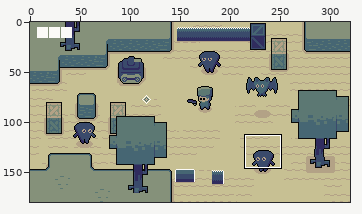
Edited in one commit: pixel-art file (assets/sprites/global.aseprite). The first picture is a wide view before the edit; the outline marks the close-up.
Close-up. Before:
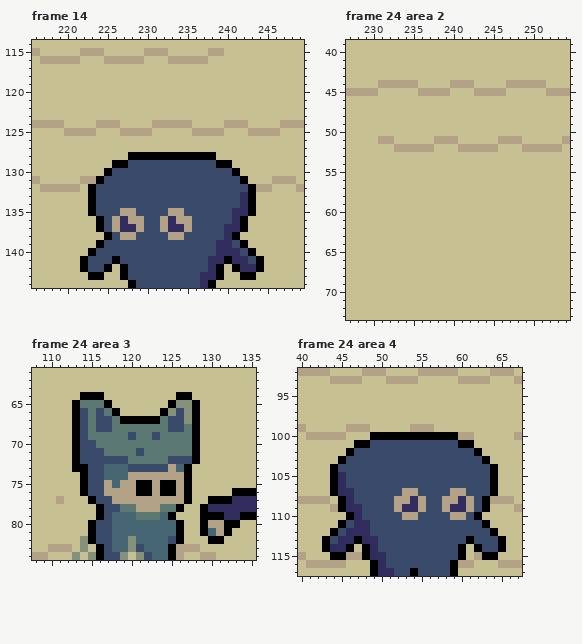
320x180 pixels, 24 frames. Shown: frame 14: x 216..249, y 114..144; frame 24 area 2: x 227..254, y 39..73; frame 24 area 3: x 108..135, y 61..84; frame 24 area 4: x 40..67, y 92..117. The commit also changed other frames or places, which this record leaves out.
Once edited:
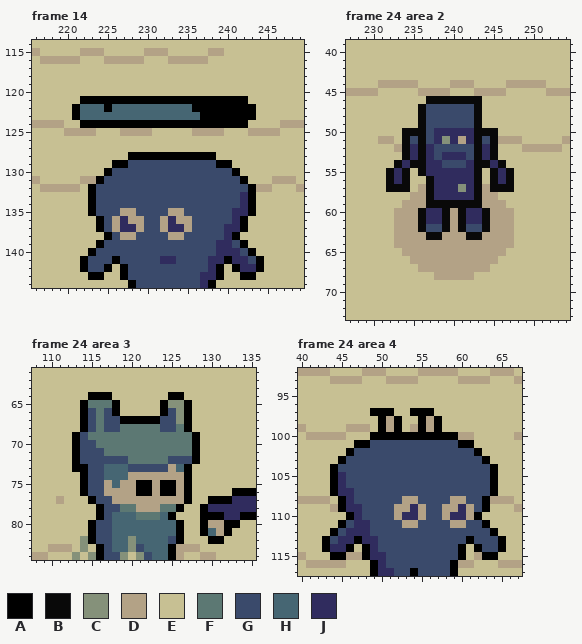
Palette (. is transparent): A #000000  B #090909  C #85917a  D #b3a286  E #c7c093  F #5c7873  G #3a4a6b  H #466673  J #302c5e
Change:
Frame 14, layer "particles":
y 121: x 222..242 EEEEEEEEEEEEEEEEEEEEE -> AAAAAAAAAAAAAAAAAAAAA
y 122: x 221..243 EEEEEEEEEEEEEEEEEEEEEEE -> AHHHAHHHHHHHHHHAAAAAAAA
y 123: x 221..243 EEEEEEEEEEEEEEEEEEEEEEE -> AHHHHHHHHHHHHHHHAAAAAAA
y 124: x 222..242 EEDDDEEEEDDDDDEEEEDDD -> AAAAAAAAAAAAAAAAAAAAA
y 141: x 232..233 GG -> JJ
Frame 24 area 2, layer "enemies":
y 46: x 237..243 EEEEEEE -> BBBBBBB
y 47..49: x 236..243 EEEEEEEE -> BGGGGGGB
y 50: x 234..245 EEEEEEEEEEEE -> BBBGJJJJJBBB
y 51: x 234..245 EEEEDDDEEEEE -> BGBGJCJDJBGB
y 52: x 234..245 DDDDEEEDDDDD -> BJBJGGGGGBJB
y 53: x 234..245 EEEEEEEEEEEE -> BJBJGJJJGBJB
y 54: x 233..246 EEEEEEEEEEEEEE -> BJBBJJGGGJBBJB
y 55: x 232..234 EEE -> BJB; x 236..243 EEEEEEEE -> BJJJJJJB; x 245..247 EEE -> BJB
y 56: x 232..234 EEE -> BJB; x 237..243 EEEEEEE -> BJJJJJB; x 245..247 EEE -> BJB
y 57: x 232..234 EEE -> BBB; x 236..247 EEEEEEEEEEEE -> DBJJJCJBDBBB
y 58: x 235..245 EEEEEEEEEEE -> DDBJJJJJBDD
y 59: x 234..246 EEEEEEEEEEEEE -> DDDBBBBBBBDDD
y 60..61: x 233..247 EEEEEEEEEEEEEEE -> DDDBJJBDBJJBDDD
y 62: x 233..247 EEEEEEEEEEEEEEE -> DDDBGGBDBGGBDDD
y 63: x 233..247 EEEEEEEEEEEEEEE -> DDDDBBDDDBBDDDD
y 64: x 233..247 EEEEEEEEEEEEEEE -> DDDDDDDDDDDDDDD
y 65: x 234..246 EEEEEEEEEEEEE -> DDDDDDDDDDDDD
y 66: x 235..245 EEEEEEEEEEE -> DDDDDDDDDDD
y 67: x 236..244 EEEEEEEEE -> DDDDDDDDD
y 68: x 238..242 EEEEE -> DDDDD
Frame 24 area 3, layer "player":
y 64: x 114 A -> E; x 117 E -> A; x 125 E -> A; x 127 A -> E
y 65: x 113..114 AF -> EA; x 117..118 AE -> FA; x 124..125 EA -> AC; x 127..128 CA -> AE
y 66: x 113..117 AGFGF -> EAGFG; x 125..128 CGCA -> GCAE
y 67: x 113..116 AGFG -> EAGF; x 118 F -> G; x 124 F -> G; x 126..128 GCA -> CAE
y 68: x 113..116 AGFG -> EAGF; x 118 F -> G; x 124 F -> G; x 126..128 GFA -> FAE
y 69: x 120 G -> F; x 123 G -> F
y 71: x 121 G -> F
Frame 24 area 4, layers "particles", "enemies":
y 97: x 49..51 EEE -> AAA; x 54..56 EEE -> AAA
y 98: x 50..52 EEE -> ADA; x 55..57 EEE -> ADA
y 99: x 50..52 EEE -> ADA; x 55 D -> A; x 57 E -> A
y 107: x 53..54 DD -> GG; x 59..60 DD -> GG
y 108: x 52 D -> G; x 54..55 JD -> DG; x 58 D -> G; x 60..61 JD -> DG
y 109: x 53 J -> D; x 59 J -> D
y 110: x 52..55 GDDG -> DJJD; x 58..61 GDDG -> DJJD
y 111: x 53..54 GG -> DD; x 59..60 GG -> DD
